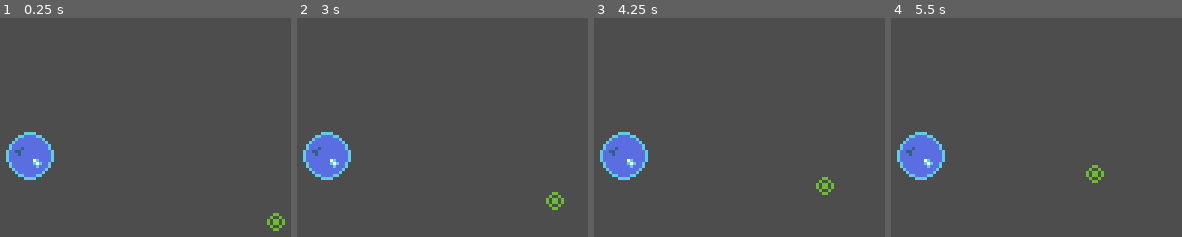
Above: before the commit, frames 1-4 (left to right).
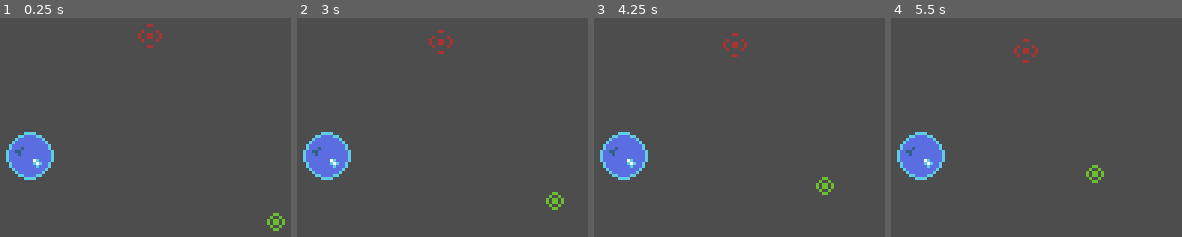
Above: after the commit, the same moments.

Repository: WinterAtne/Space-Pirate-Survival
Game: Godot game, scene res://scenes/main.tscn
Same seed, same stepped clock (60 frames per second), same inputs: the game is played once before the commit and once after it.
Inputs (mouse positions are in pixels of both pictures, inside the frame that each line leads up to):
- Up to frame 1 (0.25 s): no input
- Up to frame 2 (3 s): tap Enter at 0.5, 2 s; move the mouse to (494, 116) at 0.52 s; hold Space (accelerate) 0.53-1.28 s; move the mouse to (outside the picture) at 1.27 s; move the mouse to (outside the picture) at 2.02 s; hold Space (accelerate) from 2.03 s (still down); move the mouse to (outside the picture) at 2.77 s
- Up to frame 3 (4.25 s): move the mouse to (outside the picture) at 3.52 s; release Space (accelerate) at 3.53 s
- Up to frame 4 (5.5 s): move the mouse to (outside the picture) at 4.27 s; tap Enter at 5 s; move the mouse to (960, 155) at 5.02 s

The runs differ from the first frame. In frame 1, 0.2% of the frame differs, in the area x 47-56%, y 2-14%; in frame 2, 0.2%; in frame 3, 0.2%; in frame 4, 0.2%.

Commit message:
Added ship

Diff:
--- a/scenes/main.tscn
+++ b/scenes/main.tscn
@@ -1,7 +1,8 @@
-[gd_scene load_steps=3 format=3 uid="uid://coer8fit0pos3"]
+[gd_scene load_steps=4 format=3 uid="uid://coer8fit0pos3"]
 
 [ext_resource type="PackedScene" uid="uid://cq3dypgj7lmc3" path="res://scenes/player.tscn" id="2_3g7q4"]
 [ext_resource type="PackedScene" uid="uid://c2luwm5bufp88" path="res://scenes/star.tscn" id="2_btfus"]
+[ext_resource type="PackedScene" uid="uid://j7vqb66401co" path="res://scenes/ship.tscn" id="3_qkm8y"]
 
 [node name="Main" type="Node2D"]
 
@@ -11,3 +12,6 @@
 position = Vector2(82, 22)
 
 [node name="Star" parent="." instance=ExtResource("2_btfus")]
+
+[node name="Ship" parent="." instance=ExtResource("3_qkm8y")]
+position = Vector2(40, -40)
--- /dev/null
+++ b/scenes/ship.tscn
@@ -0,0 +1,32 @@
+[gd_scene load_steps=5 format=3 uid="uid://j7vqb66401co"]
+
+[ext_resource type="PackedScene" uid="uid://bvuiqs22t8vbo" path="res://scenes/gravity_object.tscn" id="1_fboxx"]
+[ext_resource type="Texture2D" uid="uid://bew35rdqjt7po" path="res://assets/ship.png" id="2_0tuav"]
+
+[sub_resource type="GDScript" id="GDScript_0tskc"]
+script/source = "extends RigidBody2D
+
+
+# Called when the node enters the scene tree for the first time.
+func _ready():
+	pass # Replace with function body.
+
+
+# Called every frame. 'delta' is the elapsed time since the previous frame.
+func _process(delta):
+	pass
+"
+
+[sub_resource type="CircleShape2D" id="CircleShape2D_y4a83"]
+radius = 4.12311
+
+[node name="Ship" type="RigidBody2D"]
+script = SubResource("GDScript_0tskc")
+
+[node name="Sprite" type="Sprite2D" parent="."]
+texture = ExtResource("2_0tuav")
+
+[node name="CollisionShape2D" type="CollisionShape2D" parent="."]
+shape = SubResource("CircleShape2D_y4a83")
+
+[node name="GravityObject" parent="." instance=ExtResource("1_fboxx")]
